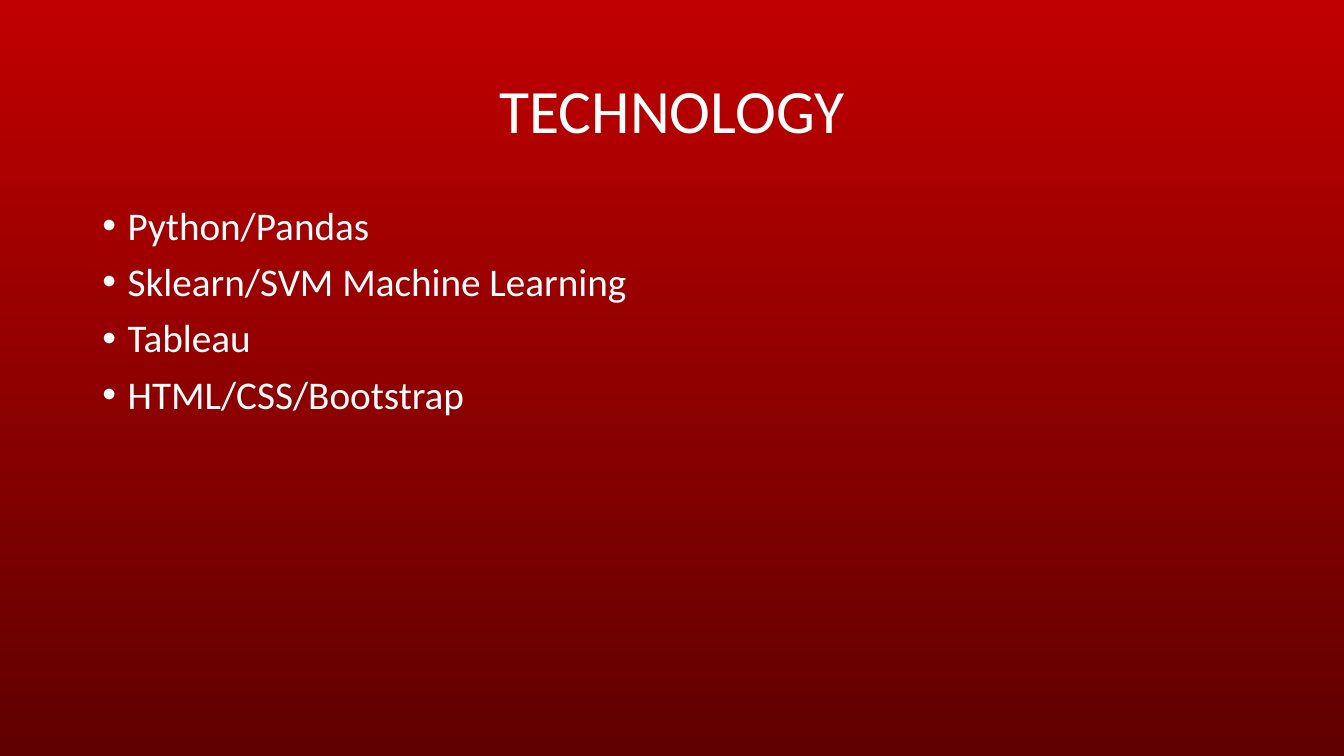
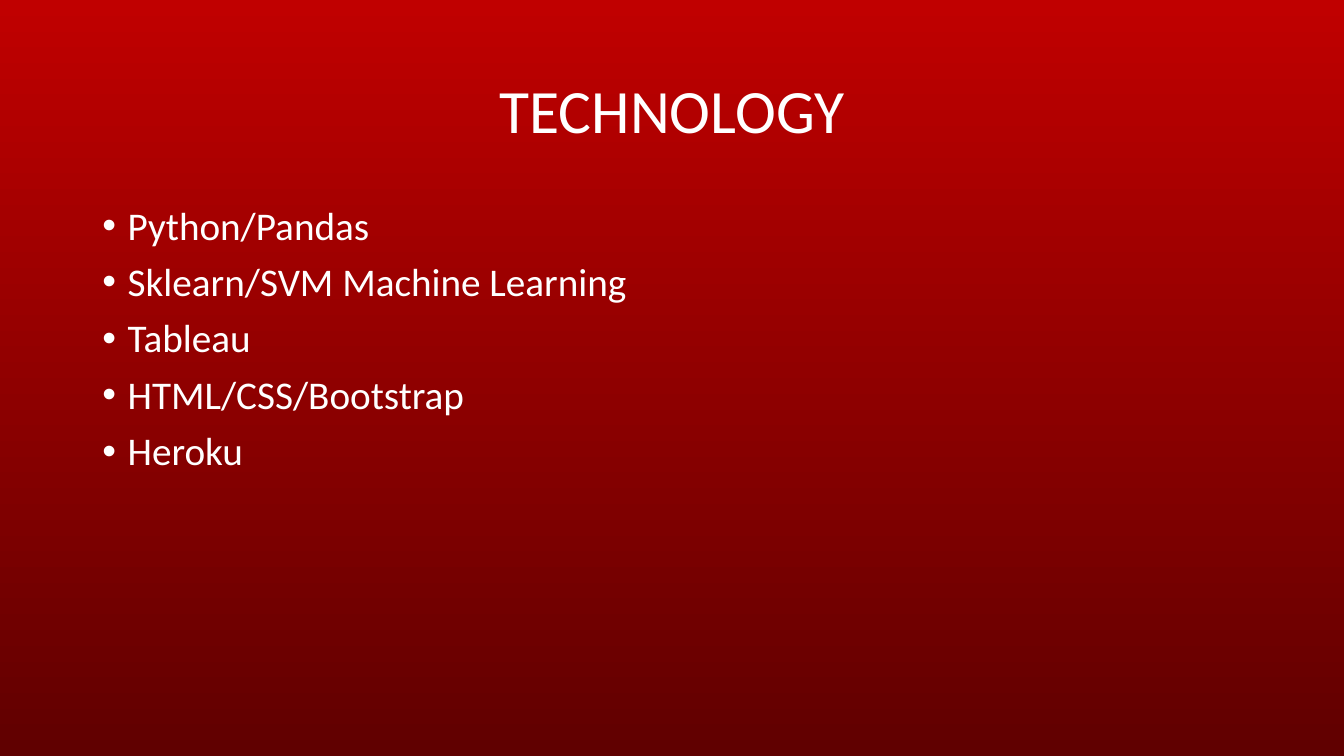
Before and after one commit to mschleiffarth/project3, a slide deck: slide 2 of Project 3.pptx. Drawn at 1344x756 pixels with LibreOffice and Linux fonts; fonts in the diff are those of the drawing. Boxes give left, top, right and bottom in pixels: in the first picture for what was removed or moved away, otherwise in the second. Text is boxed around its words. In the diff, an @@ line names an element or a change of style, - is before the commit and + after.

Commit message:
added heroku mention in the slides

```diff
--- a/Project 3.pptx
+++ b/Project 3.pptx
@@ text at (128, 437, 243, 466): paragraph added @@
+• Heroku
```
Also in this commit, not shown: 1 other slide changed.
